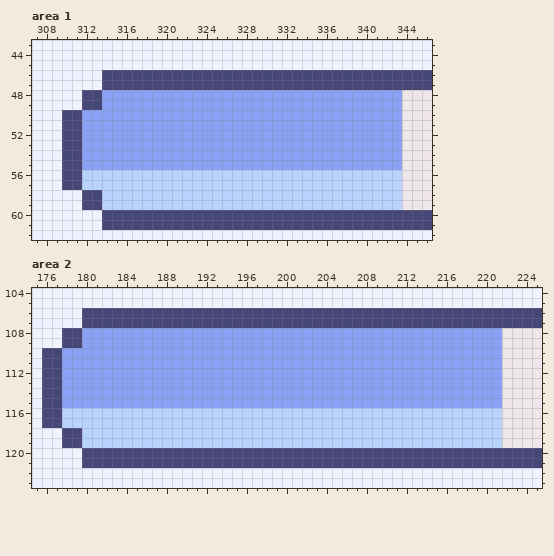
Pixel-art file: aseprite_files/needs_gui_v3.aseprite. The first picture shows the starting point.
600x200 pixels, 1 frame. Colours within 5 levels of each other are drawn and written as one. Shown: area 1: x 307..346, y 43..62; area 2: x 175..225, y 104..123. The commit also changed other parts of the picture, which this record leaves out.
After the commit:
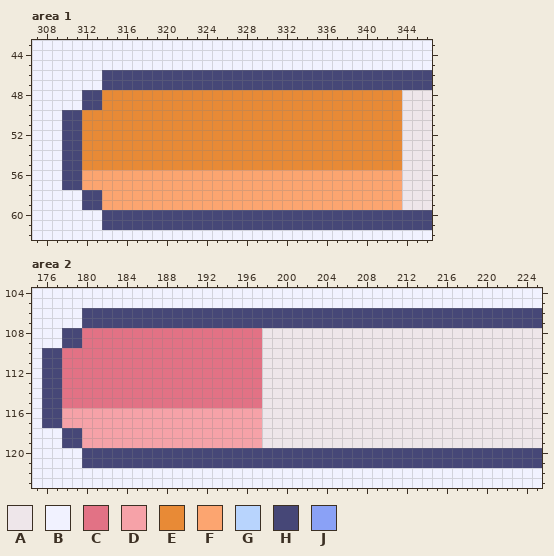
Palette (. is transparent): A #eee6ea  B #f1f2ff  C #e27285  D #f6a2a8  E #e88a36  F #fca570  G #b8d4fd  H #464777  J #8aa1f6
Edits made:
--- area 1, layer "Layer 1"
@@ x 307..346 @@
 47 BBBBBBBHHHHHHHHHHHHHHHHHHHHHHHHHHHHHHHHH
-48 BBBBBHHJJJJJJJJJJJJJJJJJJJJJJJJJJJJJJAAA
-49 BBBBBHHJJJJJJJJJJJJJJJJJJJJJJJJJJJJJJAAA
-50 BBBHHJJJJJJJJJJJJJJJJJJJJJJJJJJJJJJJJAAA
-51 BBBHHJJJJJJJJJJJJJJJJJJJJJJJJJJJJJJJJAAA
-52 BBBHHJJJJJJJJJJJJJJJJJJJJJJJJJJJJJJJJAAA
-53 BBBHHJJJJJJJJJJJJJJJJJJJJJJJJJJJJJJJJAAA
-54 BBBHHJJJJJJJJJJJJJJJJJJJJJJJJJJJJJJJJAAA
-55 BBBHHJJJJJJJJJJJJJJJJJJJJJJJJJJJJJJJJAAA
-56 BBBHHGGGGGGGGGGGGGGGGGGGGGGGGGGGGGGGGAAA
-57 BBBHHGGGGGGGGGGGGGGGGGGGGGGGGGGGGGGGGAAA
-58 BBBBBHHGGGGGGGGGGGGGGGGGGGGGGGGGGGGGGAAA
-59 BBBBBHHGGGGGGGGGGGGGGGGGGGGGGGGGGGGGGAAA
+48 BBBBBHHEEEEEEEEEEEEEEEEEEEEEEEEEEEEEEAAA
+49 BBBBBHHEEEEEEEEEEEEEEEEEEEEEEEEEEEEEEAAA
+50 BBBHHEEEEEEEEEEEEEEEEEEEEEEEEEEEEEEEEAAA
+51 BBBHHEEEEEEEEEEEEEEEEEEEEEEEEEEEEEEEEAAA
+52 BBBHHEEEEEEEEEEEEEEEEEEEEEEEEEEEEEEEEAAA
+53 BBBHHEEEEEEEEEEEEEEEEEEEEEEEEEEEEEEEEAAA
+54 BBBHHEEEEEEEEEEEEEEEEEEEEEEEEEEEEEEEEAAA
+55 BBBHHEEEEEEEEEEEEEEEEEEEEEEEEEEEEEEEEAAA
+56 BBBHHFFFFFFFFFFFFFFFFFFFFFFFFFFFFFFFFAAA
+57 BBBHHFFFFFFFFFFFFFFFFFFFFFFFFFFFFFFFFAAA
+58 BBBBBHHFFFFFFFFFFFFFFFFFFFFFFFFFFFFFFAAA
+59 BBBBBHHFFFFFFFFFFFFFFFFFFFFFFFFFFFFFFAAA
 60 BBBBBBBHHHHHHHHHHHHHHHHHHHHHHHHHHHHHHHHH
--- area 2, layer "Layer 1"
@@ x 175..225 @@
 107 BBBBBHHHHHHHHHHHHHHHHHHHHHHHHHHHHHHHHHHHHHHHHHHHHHH
-108 BBBHHJJJJJJJJJJJJJJJJJJJJJJJJJJJJJJJJJJJJJJJJJJAAAA
-109 BBBHHJJJJJJJJJJJJJJJJJJJJJJJJJJJJJJJJJJJJJJJJJJAAAA
-110 BHHJJJJJJJJJJJJJJJJJJJJJJJJJJJJJJJJJJJJJJJJJJJJAAAA
-111 BHHJJJJJJJJJJJJJJJJJJJJJJJJJJJJJJJJJJJJJJJJJJJJAAAA
-112 BHHJJJJJJJJJJJJJJJJJJJJJJJJJJJJJJJJJJJJJJJJJJJJAAAA
-113 BHHJJJJJJJJJJJJJJJJJJJJJJJJJJJJJJJJJJJJJJJJJJJJAAAA
-114 BHHJJJJJJJJJJJJJJJJJJJJJJJJJJJJJJJJJJJJJJJJJJJJAAAA
-115 BHHJJJJJJJJJJJJJJJJJJJJJJJJJJJJJJJJJJJJJJJJJJJJAAAA
-116 BHHGGGGGGGGGGGGGGGGGGGGGGGGGGGGGGGGGGGGGGGGGGGGAAAA
-117 BHHGGGGGGGGGGGGGGGGGGGGGGGGGGGGGGGGGGGGGGGGGGGGAAAA
-118 BBBHHGGGGGGGGGGGGGGGGGGGGGGGGGGGGGGGGGGGGGGGGGGAAAA
-119 BBBHHGGGGGGGGGGGGGGGGGGGGGGGGGGGGGGGGGGGGGGGGGGAAAA
+108 BBBHHCCCCCCCCCCCCCCCCCCAAAAAAAAAAAAAAAAAAAAAAAAAAAA
+109 BBBHHCCCCCCCCCCCCCCCCCCAAAAAAAAAAAAAAAAAAAAAAAAAAAA
+110 BHHCCCCCCCCCCCCCCCCCCCCAAAAAAAAAAAAAAAAAAAAAAAAAAAA
+111 BHHCCCCCCCCCCCCCCCCCCCCAAAAAAAAAAAAAAAAAAAAAAAAAAAA
+112 BHHCCCCCCCCCCCCCCCCCCCCAAAAAAAAAAAAAAAAAAAAAAAAAAAA
+113 BHHCCCCCCCCCCCCCCCCCCCCAAAAAAAAAAAAAAAAAAAAAAAAAAAA
+114 BHHCCCCCCCCCCCCCCCCCCCCAAAAAAAAAAAAAAAAAAAAAAAAAAAA
+115 BHHCCCCCCCCCCCCCCCCCCCCAAAAAAAAAAAAAAAAAAAAAAAAAAAA
+116 BHHDDDDDDDDDDDDDDDDDDDDAAAAAAAAAAAAAAAAAAAAAAAAAAAA
+117 BHHDDDDDDDDDDDDDDDDDDDDAAAAAAAAAAAAAAAAAAAAAAAAAAAA
+118 BBBHHDDDDDDDDDDDDDDDDDDAAAAAAAAAAAAAAAAAAAAAAAAAAAA
+119 BBBHHDDDDDDDDDDDDDDDDDDAAAAAAAAAAAAAAAAAAAAAAAAAAAA
 120 BBBBBHHHHHHHHHHHHHHHHHHHHHHHHHHHHHHHHHHHHHHHHHHHHHH
Pixel boxes of the changes (left, top, right, bottom) in both pictures:
changed: (82, 90, 402, 210)
changed: (62, 328, 502, 448)
